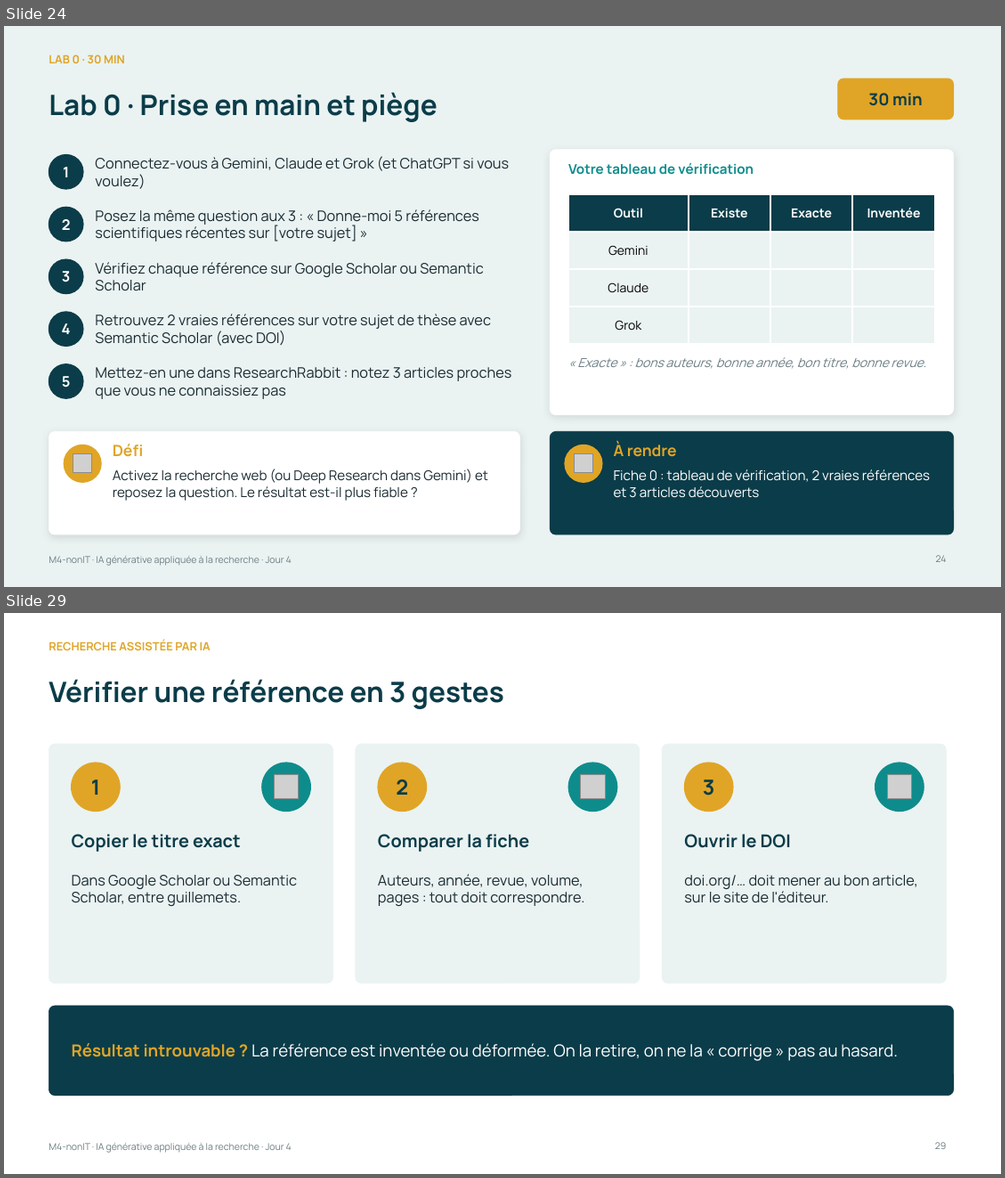
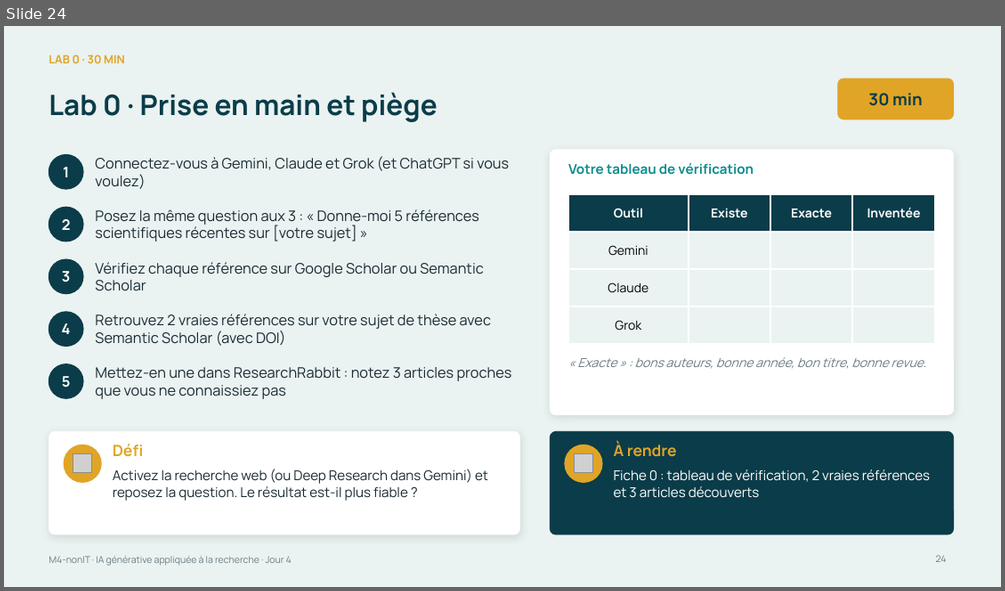
Before and after one commit to Amevi-isi/formation-chercheur-univ, a slide deck: module4_nonIT/M4-nonIT_IA_generative_appliquee.pptx. Shown one above the other, each under a label of ours: slides 24 and 29 before the commit, slide 24 after it; the slides between them are not shown. The pictures are 1005x1178 and 1005x591 pixels, drawn with LibreOffice and Linux fonts; fonts in the diff are those of the drawing; grey boxes stand for pictures. Boxes give left, top, right and bottom in pixels: in the first picture for what was removed or moved away, otherwise in the second. Text is boxed around its words. In the diff, an @@ line names an element or a change of style, - is before the commit and + after.

```diff
--- a/module4_nonIT/M4-nonIT_IA_generative_appliquee.pptx
+++ b/module4_nonIT/M4-nonIT_IA_generative_appliquee.pptx
@@ slide 29 removed at [4, 613, 1001, 1174], background #FFFFFF; not listed: 1 template element that a slide beside it also shows @@
@@ text removed at [48, 639, 210, 650] @@
-RECHERCHE ASSISTÉE PAR IA
@@ title removed at [48, 679, 504, 709] @@
-Vérifier une référence en 3 gestes
@@ rounded rectangle removed at [48, 744, 333, 983] @@
@@ rounded rectangle removed at [356, 744, 639, 983] @@
@@ rounded rectangle removed at [662, 744, 947, 983] @@
@@ ellipse removed at [72, 763, 120, 811] @@
@@ ellipse removed at [262, 763, 310, 811] @@
@@ ellipse removed at [378, 763, 427, 811] @@
@@ ellipse removed at [568, 763, 617, 811] @@
@@ ellipse removed at [685, 763, 733, 811] @@
@@ ellipse removed at [875, 763, 923, 811] @@
@@ text removed at [91, 779, 100, 795] @@
-1
@@ picture removed at [274, 774, 299, 799] @@
@@ text removed at [396, 779, 408, 795] @@
-2
@@ picture removed at [581, 774, 606, 799] @@
@@ text removed at [703, 779, 715, 795] @@
-3
@@ picture removed at [887, 774, 912, 799] @@
@@ text removed at [72, 834, 241, 852] @@
-Copier le titre exact
@@ text removed at [378, 834, 529, 852] @@
-Comparer la fiche
@@ text removed at [684, 834, 791, 848] @@
-Ouvrir le DOI
@@ text removed at [72, 875, 298, 906] @@
-Dans Google Scholar ou Semantic Scholar, entre guillemets.
@@ text removed at [378, 874, 584, 906] @@
-Auteurs, année, revue, volume, pages : tout doit correspondre.
@@ text removed at [684, 875, 918, 903] @@
-doi.org/… doit mener au bon article, sur le site de l'éditeur.
@@ rounded rectangle removed at [48, 1005, 954, 1095] @@
@@ text removed at [72, 1043, 898, 1061] @@
-Résultat introuvable ? La référence est inventée ou déformée. On la retire, on ne la « corrige » pas au hasard.
@@ page number removed at [935, 1142, 946, 1149] @@
-29
```
Also in this commit, not shown: 5 slides changed, 5 slides added, 8 other slides removed, 9 other files.
